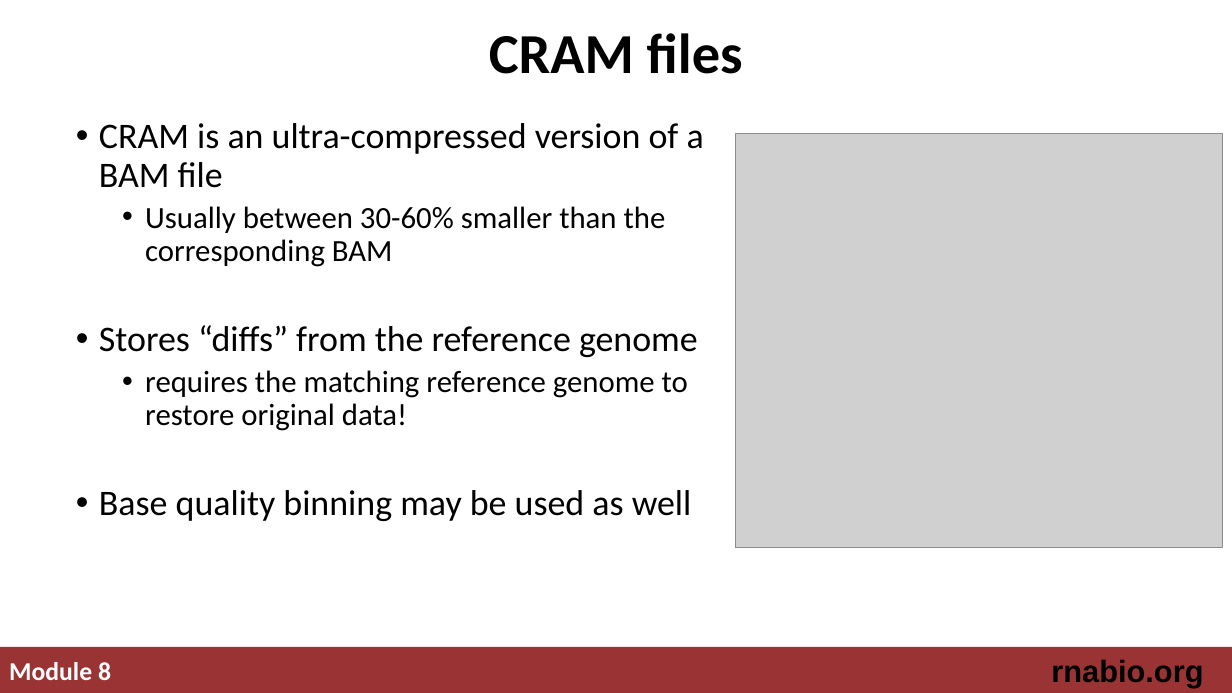
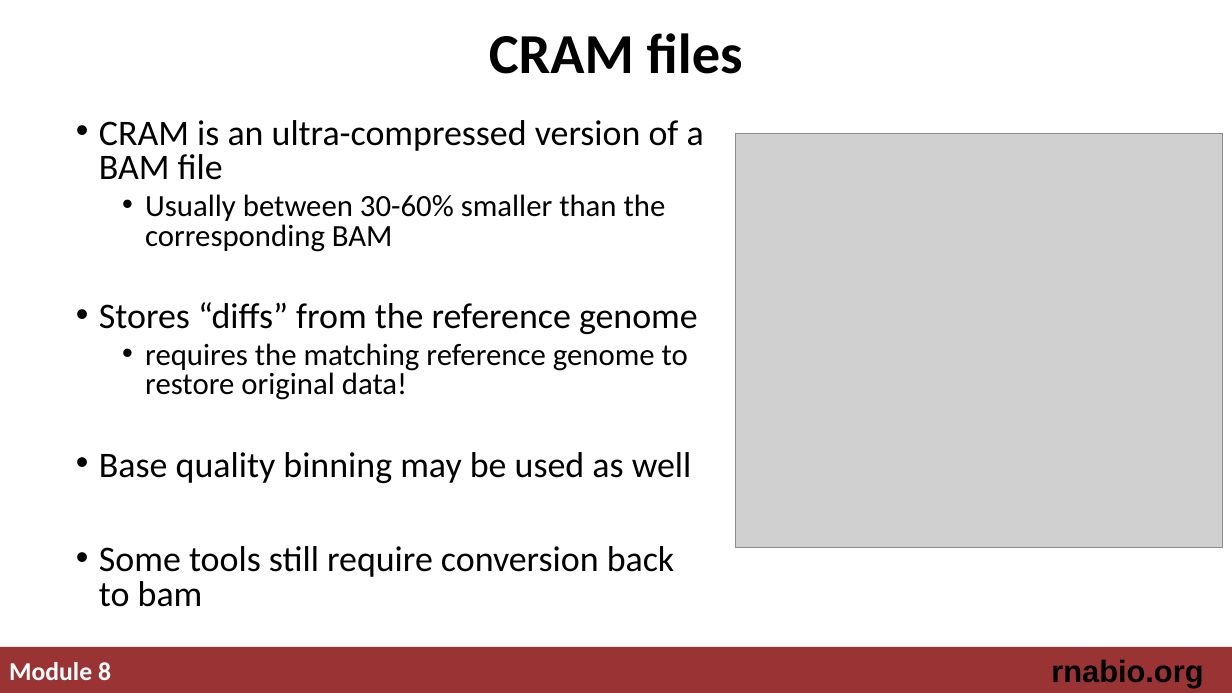
Before and after one commit to griffithlab/rnabio.org, a slide deck: slide 9 of assets/lectures/cbw-cshl/2019/mini/RNASeq_MiniLecture_08_02_SAM_BAM_BED.pptx. Drawn at 1232x693 pixels with LibreOffice and Linux fonts; fonts in the diff are those of the drawing; grey boxes stand for pictures. Boxes give left, top, right and bottom in pixels: in the first picture for what was removed or moved away, otherwise in the second. Text is boxed around its words. In the diff, an @@ line names an element or a change of style, - is before the commit and + after.

```diff
--- a/assets/lectures/cbw-cshl/2019/mini/RNASeq_MiniLecture_08_02_SAM_BAM_BED.pptx
+++ b/assets/lectures/cbw-cshl/2019/mini/RNASeq_MiniLecture_08_02_SAM_BAM_BED.pptx
@@ text at [99,120,704,483]: line spacing 0.9 to 0.8 @@
@@ text at [99,546,675,607]: paragraph added @@
+• Some tools still require conversion back to bam
```
Also in this commit, not shown: 1 other slide changed, 4 other files.
